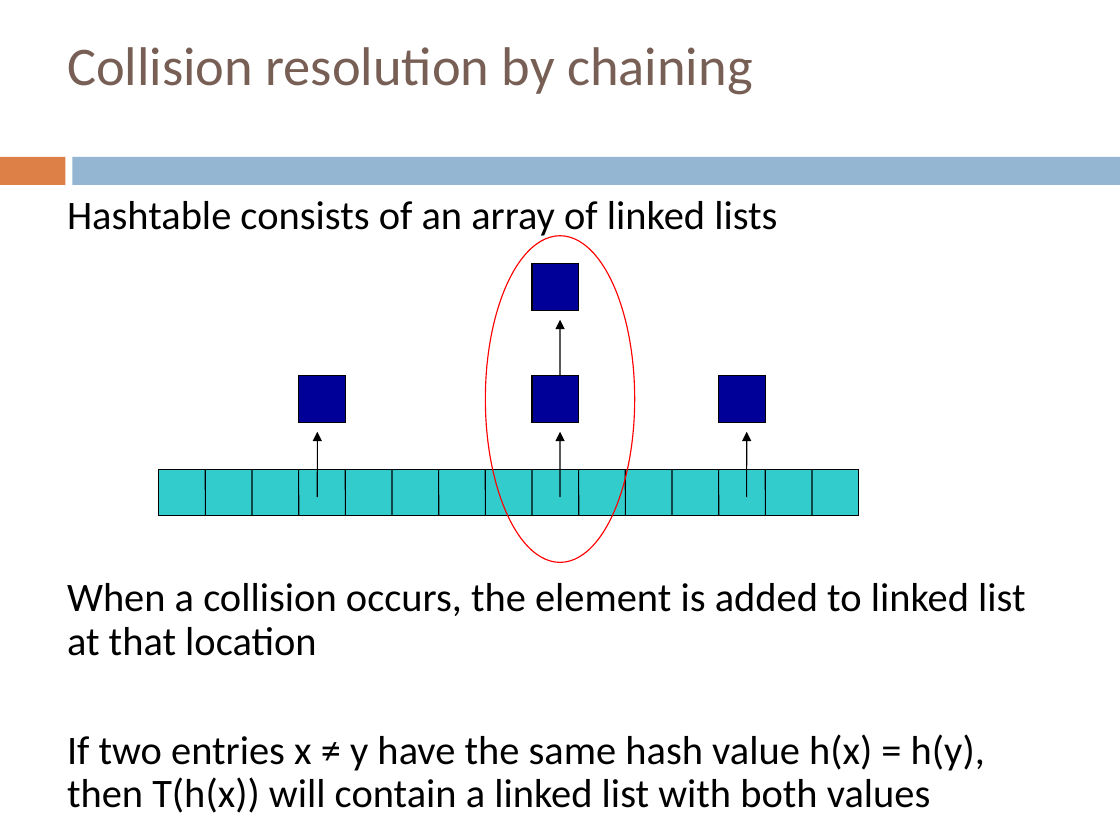
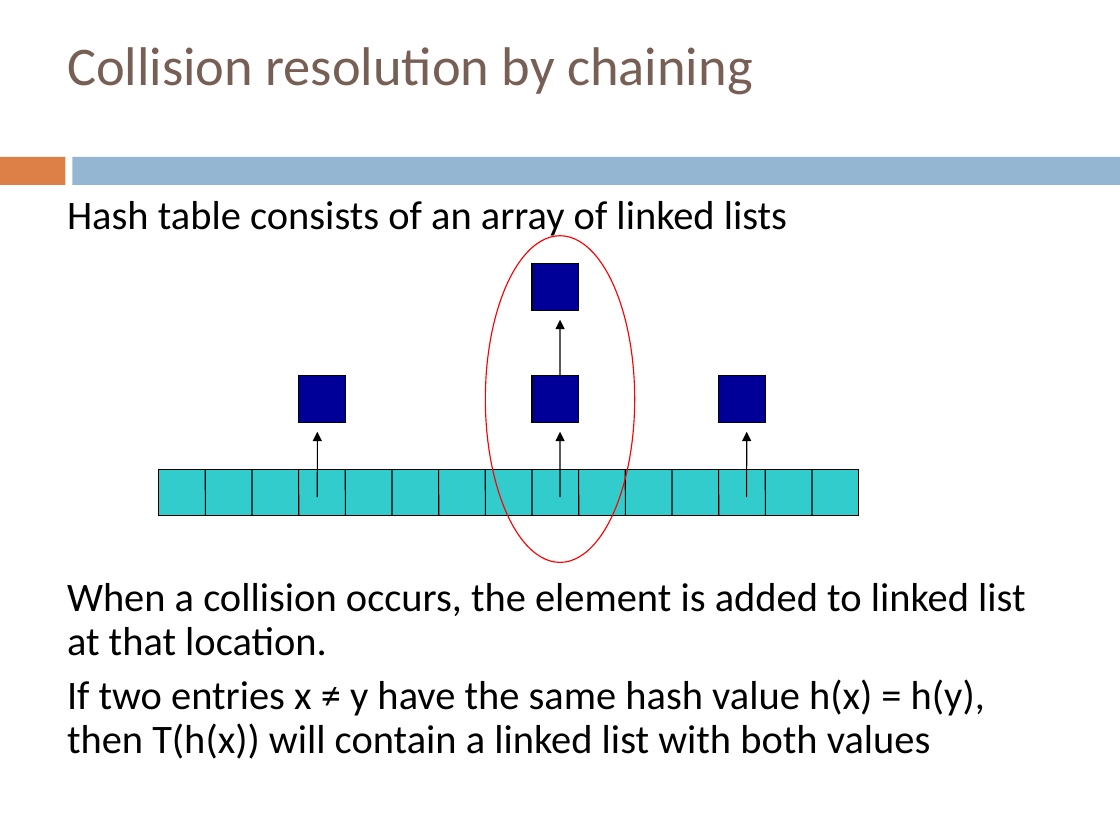
Before and after one commit to Collins-kariuk/Algorithms, a slide deck: slide 20 of Lectures/Lecture 16_Hashtables.pptx (slide 21 before the commit). Drawn at 1120x840 pixels with LibreOffice and Linux fonts; fonts in the diff are those of the drawing. Boxes give left, top, right and bottom in pixels: in the first picture for what was removed or moved away, otherwise in the second. Text is boxed around its words. In the diff, an @@ line names an element or a change of style, - is before the commit and + after.

Commit message:
Review Lecture 16_Hashtables

```diff
--- a/Lectures/Lecture 16_Hashtables.pptx
+++ b/Lectures/Lecture 16_Hashtables.pptx
@@ text at bbox=[67, 201, 1025, 656]: text changed @@
-Hashtable consists of an array of linked lists
-When a collision occurs, the element is added to linked list at that location
+Hash table consists of an array of linked lists
+When a collision occurs, the element is added to linked list at that location.
```
Also in this commit, not shown: 24 other slides changed, 1 slide removed.
